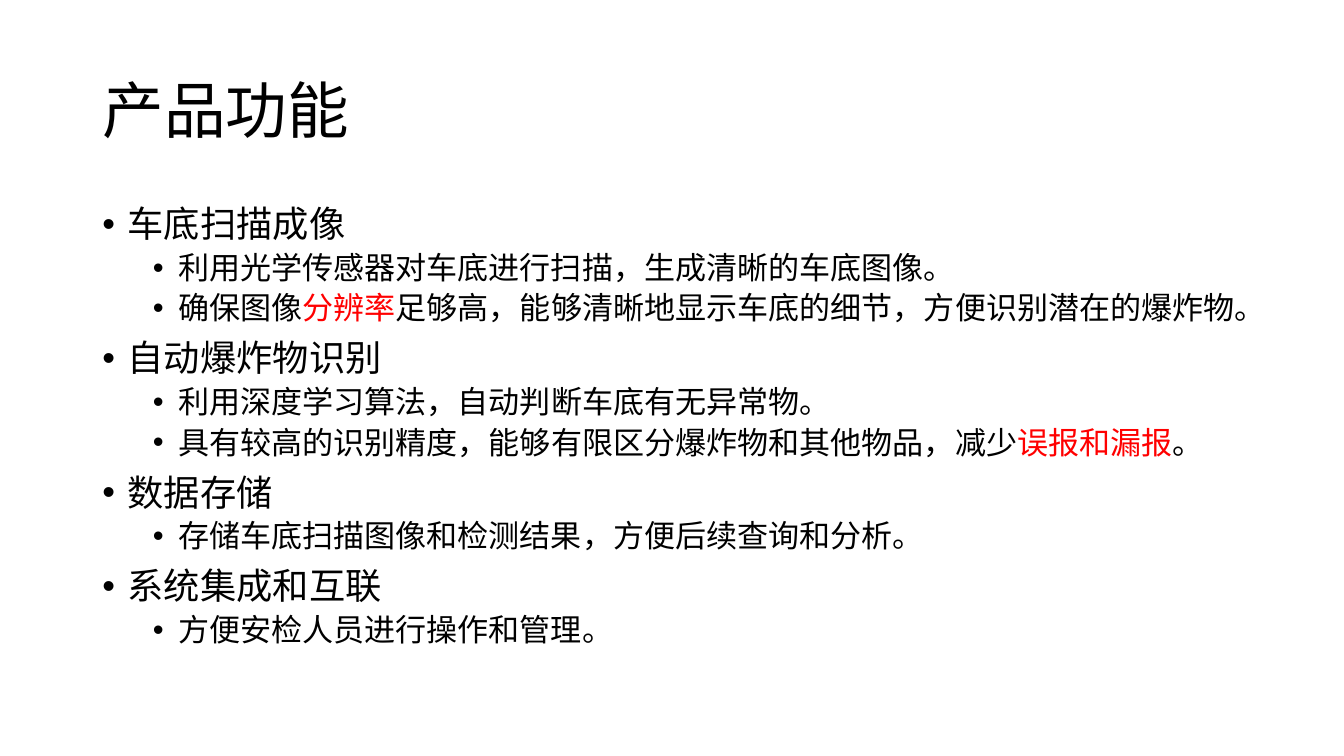
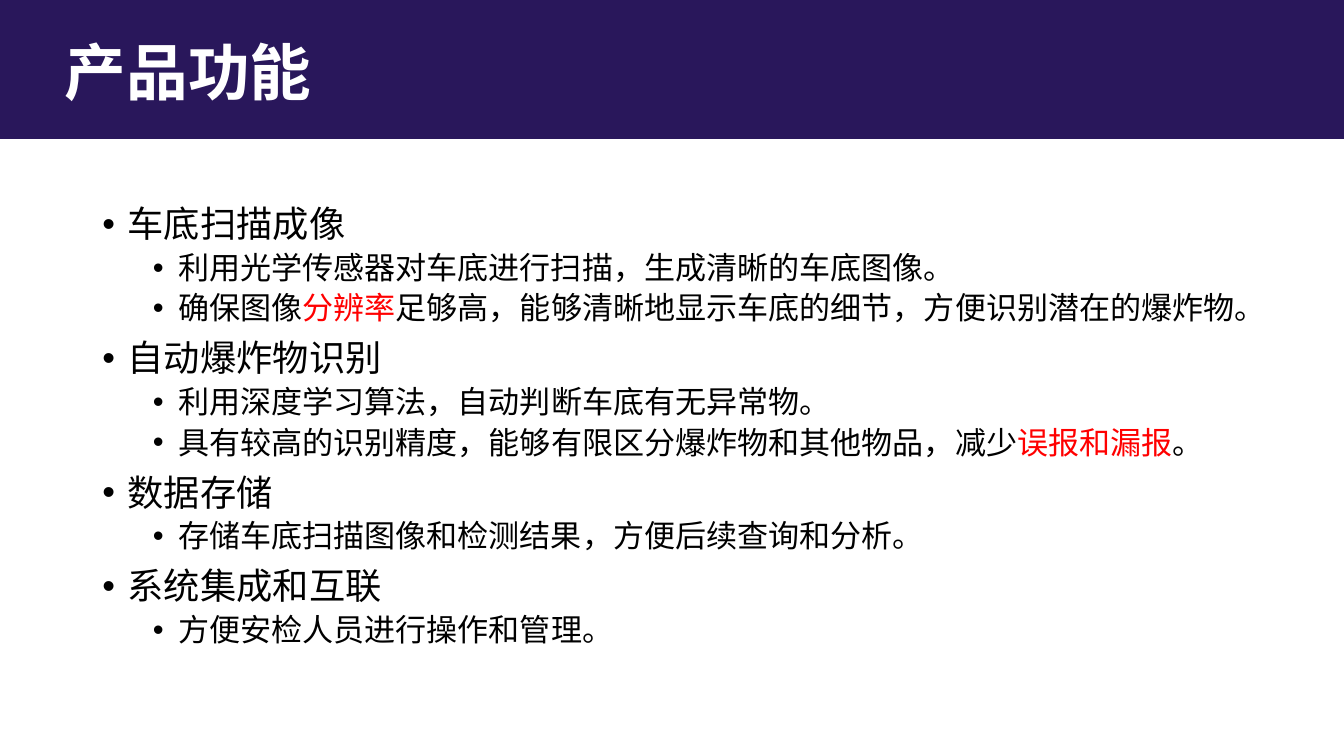
Before and after one commit to lizhenbang56/Papers, a slide deck: slide 8 of papers/车底检测/车底爆炸物检测装置产品立项报告.pptx (slide 11 before the commit). Drawn at 1344x756 pixels with LibreOffice and Linux fonts; fonts in the diff are those of the drawing. Boxes give left, top, right and bottom in pixels: in the first picture for what was removed or moved away, otherwise in the second. Text is boxed around its words. In the diff, an @@ line names an element or a change of style, - is before the commit and + after.

```diff
--- a/papers/车底检测/车底爆炸物检测装置产品立项报告.pptx
+++ b/papers/车底检测/车底爆炸物检测装置产品立项报告.pptx
@@ rectangle added at bbox=[0, 0, 1344, 139], fill #29175B @@
@@ title "产品功能": place and size @@
-title "产品功能" at bbox=[102, 81, 348, 138]
+title "产品功能" at bbox=[65, 42, 311, 101]
@@ title "产品功能" at bbox=[65, 42, 311, 101]: text colour #000000 to #FFFFFF, bold on @@
```
Also in this commit, not shown: 32 other slides changed, 3 slides added, 10 other files.
